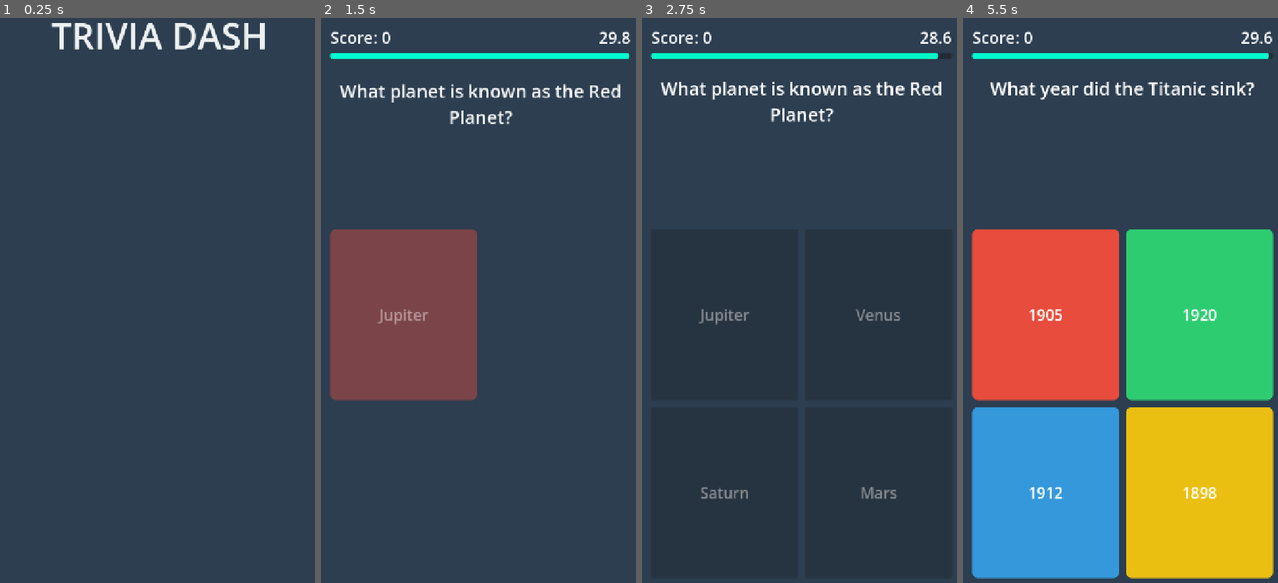
Above: before the commit, frames 1-4 (left to right).
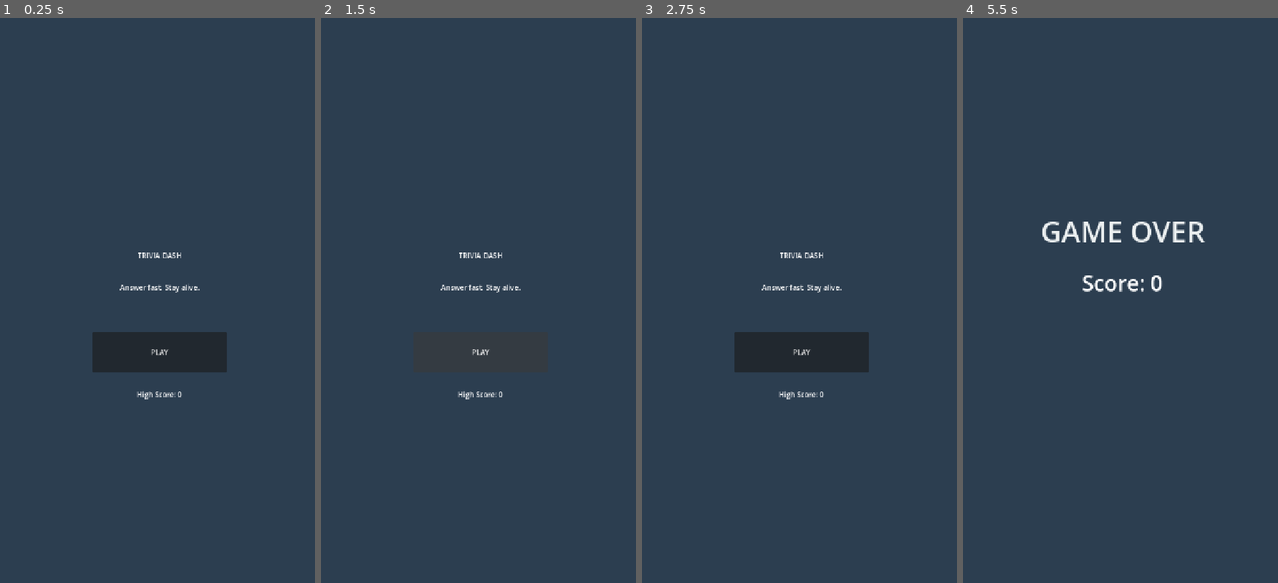
Above: after the commit, the same moments.

Repository: bramp/trivia-dash
Game: Godot game, scene res://scenes/main.tscn
Two runs of this game, one before a commit and one after it. Both use one fixed random seed, a clock stepped at 60 frames per second and the inputs below.
Inputs (mouse positions are in pixels of both pictures, inside the frame that each line leads up to):
- Up to frame 1 (0.25 s): no input
- Up to frame 2 (1.5 s): click (481, 351) at 0.5 s, where only the run after the commit has a clickable "PLAY"; click "PLAY" at 1.25 s
- Up to frame 3 (2.75 s): click (723, 317) at 2 s, where only the run before the commit has a clickable "Jupiter"
- Up to frame 4 (5.5 s): click (1123, 351) at 2.75 s, where only the run after the commit has a clickable "PLAY"; tap Enter at 3.5 s; move the mouse to (1192, 272) at 3.52 s; hold 1 (answer_1) 3.53-4.25 s; click (1192, 272) at 3.67 s; tap Space at 4.25 s; drag from (1057, 328) to (1107, 419) at 4.27 s; click (1123, 368) at 5 s, where only the run before the commit has a clickable "PLAY AGAIN"

The runs differ from the first frame. In frame 1, 4.8% of the frame differs, in the area x 16-85%, y 0-68%; in frame 2, 17%; in frame 3, 3.6%; in frame 4, 59%, in the area x 2-99%, y 2-100%.
Error after the commit: Parse Error: Function "get_question_count" has the same name as a previously declared function. (res://scripts/question_manager.gd:56)

Commit message:
Add Makefile, wire pre-commit/CI, fix tests
- Makefile with format, format-check, lint, test targets
- Pre-commit hooks use make targets (+ add test hook)
- CI workflow uses make targets, remove || true so failures fail the build
- Fix test type inference errors (explicit types instead of :=)
- Add missing get_question_count() to question_manager.gd
- Fix fragile high_score default test

Diff:
--- a/scripts/question_manager.gd
+++ b/scripts/question_manager.gd
@@ -26,6 +26,10 @@
 	_remaining.shuffle()
 
 
+func get_question_count() -> int:
+	return _questions.size()
+
+
 func has_next() -> bool:
 	return _remaining.size() > 0
 
--- a/test/test_game_data.gd
+++ b/test/test_game_data.gd
@@ -26,8 +26,11 @@
 
 
 func test_high_score_default() -> void:
-	# High score should default to 0.
+	# High score should default to 0 on a fresh instance.
+	var saved := GameData.high_score
+	GameData.high_score = 0
 	assert_eq(GameData.high_score, 0, "Default high score should be 0")
+	GameData.high_score = saved
 
 
 func test_scoring_constants() -> void:
--- a/test/test_question_manager.gd
+++ b/test/test_question_manager.gd
@@ -20,7 +20,7 @@
 
 func test_next_question_returns_valid_dict() -> void:
 	_manager.load_questions()
-	var q := _manager.next_question()
+	var q: Dictionary = _manager.next_question()
 	assert_has(q, "question", "Should have 'question' key")
 	assert_has(q, "answers", "Should have 'answers' key")
 	assert_has(q, "correct", "Should have 'correct' key")
@@ -28,7 +28,7 @@
 
 func test_next_question_has_four_answers() -> void:
 	_manager.load_questions()
-	var q := _manager.next_question()
+	var q: Dictionary = _manager.next_question()
 	assert_eq(q.answers.size(), 4, "Should have exactly 4 answers")
 
 
@@ -38,7 +38,7 @@
 	# Run multiple times to account for shuffle randomness.
 	for i in range(20):
 		_manager.reset()
-		var q := _manager.next_question()
+		var q: Dictionary = _manager.next_question()
 		var correct_idx: int = q.correct
 		assert_gte(correct_idx, 0, "Correct index should be >= 0")
 		assert_lt(correct_idx, 4, "Correct index should be < 4")
@@ -49,16 +49,16 @@
 func test_no_repeat_until_pool_exhausted() -> void:
 	_manager.load_questions()
 	var seen_questions: Array[String] = []
-	var count := _manager.get_question_count()
+	var count: int = _manager.get_question_count()
 	for i in range(count):
-		var q := _manager.next_question()
+		var q: Dictionary = _manager.next_question()
 		assert_does_not_have(seen_questions, q.question, "Should not repeat question")
 		seen_questions.append(q.question)
 
 
 func test_has_next_returns_false_when_exhausted() -> void:
 	_manager.load_questions()
-	var count := _manager.get_question_count()
+	var count: int = _manager.get_question_count()
 	for i in range(count):
 		_manager.next_question()
 	assert_false(_manager.has_next(), "Should have no more questions after exhausting pool")
@@ -66,7 +66,7 @@
 
 func test_reset_refills_pool() -> void:
 	_manager.load_questions()
-	var count := _manager.get_question_count()
+	var count: int = _manager.get_question_count()
 	for i in range(count):
 		_manager.next_question()
 	_manager.reset()
Not shown, changed: .pre-commit-config.yaml
Not shown, changed: .github/workflows/ci.yml
Not shown, added: Makefile
